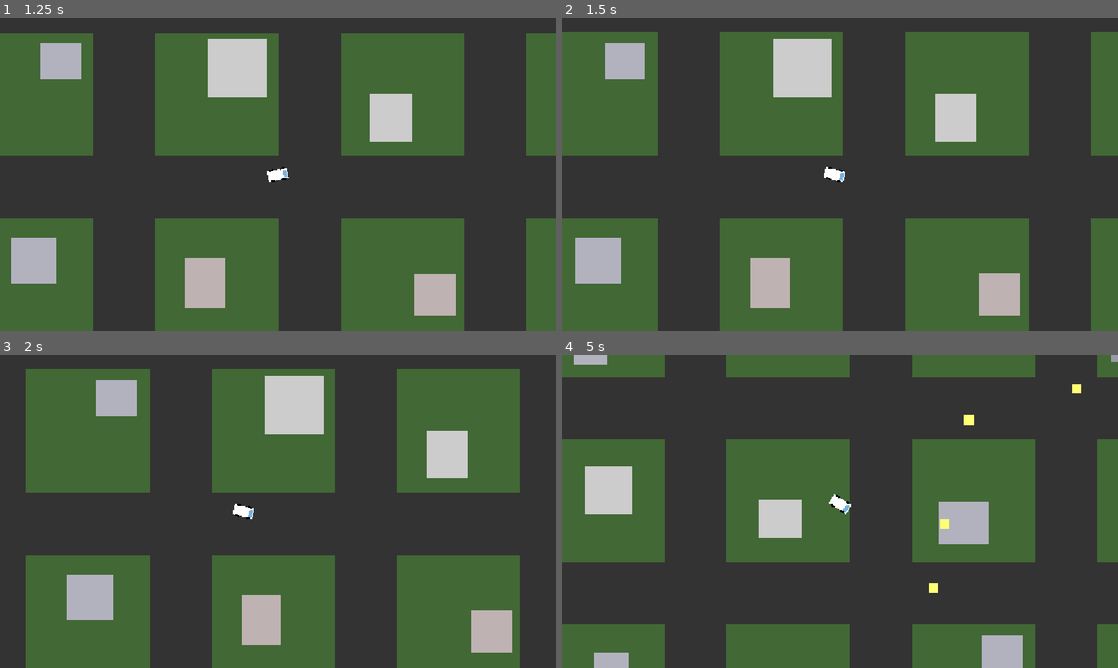
Above: before the commit, frames 1-4 (two rows, left to right).
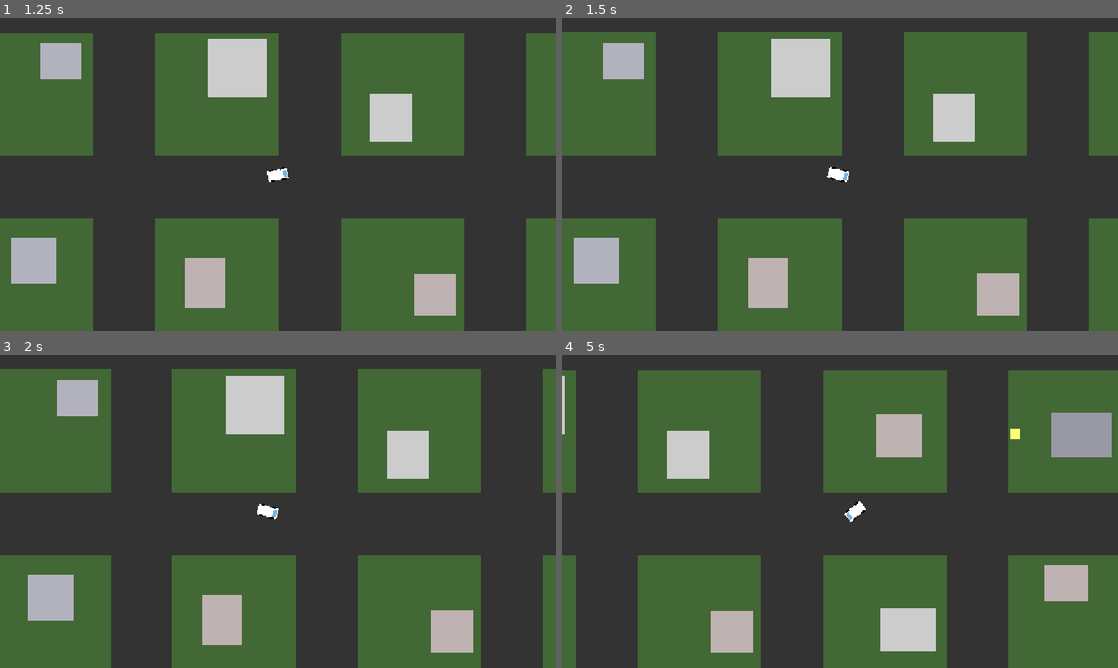
Above: after the commit, the same moments.

Repository: Bolb2019/Nexus
Game: Godot game, scene res://Main/Main.tscn
Same seed, same stepped clock (60 frames per second), same inputs: the game is played once before the commit and once after it.
Inputs (mouse positions are in pixels of both pictures, inside the frame that each line leads up to):
- Up to frame 1 (1.25 s): tap Enter at 0.5 s; move the mouse to (400, 158) at 0.52 s; hold D (Turn_Right) from 0.53 s (still down); tap Alt at 0.6 s; click (400, 158) at 0.67 s
- Up to frame 2 (1.5 s): move the mouse to (728, 190) at 1.27 s; release D (Turn_Right) at 1.28 s; hold S (Backward) from 1.28 s (still down); tap Shift at 1.35 s
- Up to frame 3 (2 s): keep holding S (Backward)
- Up to frame 4 (5 s): move the mouse to (895, 442) at 2.02 s; release S (Backward) at 2.03 s; hold D (Turn_Right) 2.03-2.78 s; tap Alt at 2.1, 3.6 s; move the mouse to (812, 574) at 2.77 s; hold W (Forward) 2.78-3.53 s; tap Shift at 2.85, 4.35 s; click (812, 574) at 2.92 s; move the mouse to (1006, 558) at 3.52 s; hold A (Turn_Left) from 3.53 s (still down); move the mouse to (673, 464) at 4.27 s

Frame 1 is identical in both runs. In frame 2, 2.1% of the frame differs, in the area x 2-96%, y 4-100%; in frame 3, 42%; in frame 4, 68%, in the area x 0-100%, y 0-100%.

Commit message:
fix: added visual to exterior walls

Diff:
--- a/nexus/Map_gen/city_gen.gd
+++ b/nexus/Map_gen/city_gen.gd
@@ -10,6 +10,7 @@
 @export var building_max_size: int = 128
 
 @export var road_color: Color = Color(0.2, 0.2, 0.2)
+
 @export var building_colors: Array[Color] = [
 	Color(0.8, 0.8, 0.8),
 	Color(0.7, 0.7, 0.75),
@@ -17,18 +18,30 @@
 	Color(0.6, 0.6, 0.65)
 ]
 
+@export var boundary_building_min_size: int = 512
+@export var boundary_building_max_size: int = 2048
+@export var boundary_building_color: Color = Color(0.15, 0.15, 0.18)
+
 var rng := RandomNumberGenerator.new()
 
 var buildings: Array = []
+var boundary_buildings: Array = []
 
 func _ready():
 	rng.randomize()
 
 	_generate_buildings()
+	_generate_boundary_buildings()
+
 	_create_building_collisions()
 	_create_city_boundaries()
 
 	queue_redraw()
+
+func _draw():
+	_draw_roads()
+	_draw_boundary_buildings()
+	_draw_buildings()
 
 func _generate_buildings():
 	buildings.clear()
@@ -53,16 +66,90 @@
 				rng.randf_range(min_pos.y, max_pos.y - size.y)
 			)
 
-			var color = building_colors[rng.randi_range(0, building_colors.size() - 1)]
+			var color = building_colors[
+				rng.randi_range(0, building_colors.size() - 1)
+			]
 
 			buildings.append({
 				"rect": Rect2(pos, size),
 				"color": color
 			})
 
-func _draw():
-	_draw_roads()
-	_draw_buildings()
+func _generate_boundary_buildings():
+	boundary_buildings.clear()
+
+	var total_width = city_width * cell_size
+	var total_height = city_height * cell_size
+
+	var spacing = 256
+
+	# Top
+	for x in range(-2048, total_width + 2048, spacing):
+
+		var depth = rng.randi_range(
+			boundary_building_min_size,
+			boundary_building_max_size
+		)
+
+		boundary_buildings.append(
+			Rect2(
+				x,
+				-depth,
+				spacing,
+				depth
+			)
+		)
+
+	# Bottom
+	for x in range(-2048, total_width + 2048, spacing):
+
+		var depth = rng.randi_range(
+			boundary_building_min_size,
+			boundary_building_max_size
+		)
+
+		boundary_buildings.append(
+			Rect2(
+				x,
+				total_height,
+				spacing,
+				depth
+			)
+		)
+
+	# Left
+	for y in range(-2048, total_height + 2048, spacing):
+
+		var depth = rng.randi_range(
+			boundary_building_min_size,
+			boundary_building_max_size
+		)
+
+		boundary_buildings.append(
+			Rect2(
+				-depth,
+				y,
+				depth,
+				spacing
+			)
+		)
+
+	# Right
+	for y in range(-2048, total_height + 2048, spacing):
+
+		var depth = rng.randi_range(
+			boundary_building_min_size,
+			boundary_building_max_size
+		)
+
+		boundary_buildings.append(
+			Rect2(
+				total_width,
+				y,
+				depth,
+				spacing
+			)
+		)
 
 func _draw_roads():
 	var total_width = city_width * cell_size
@@ -70,15 +157,23 @@
 
 	for x in range(city_width + 1):
 		var px = x * cell_size
+
 		draw_rect(
-			Rect2(Vector2(px - road_width / 2, 0), Vector2(road_width, total_height)),
+			Rect2(
+				Vector2(px - road_width / 2, 0),
+				Vector2(road_width, total_height)
+			),
 			road_color
 		)
 
 	for y in range(city_height + 1):
 		var py = y * cell_size
+
 		draw_rect(
-			Rect2(Vector2(0, py - road_width / 2), Vector2(total_width, road_width)),
+			Rect2(
+				Vector2(0, py - road_width / 2),
+				Vector2(total_width, road_width)
+			),
 			road_color
 		)
 
@@ -86,6 +181,10 @@
 	for building in buildings:
 		draw_rect(building.rect, building.color)
 
+func _draw_boundary_buildings():
+	for rect in boundary_buildings:
+		draw_rect(rect, boundary_building_color)
+
 func _create_building_collisions():
 	for building in buildings:
 
@@ -94,21 +193,21 @@
 		var body := StaticBody2D.new()
 		add_child(body)
 
-		var shape := CollisionShape2D.new()
-		body.add_child(shape)
-
-		var rectangle := RectangleShape2D.new()
-		rectangle.size = rect.size
-
-		shape.shape = rectangle
-		shape.position = rect.position + rect.size * 0.5
+		var collision := CollisionShape2D.new()
+		body.add_child(collision)
+
+		var shape := RectangleShape2D.new()
+		shape.size = rect.size
+
+		collision.shape = shape
+		collision.position = rect.position + rect.size * 0.5
 
 func _create_city_boundaries():
 
 	var total_width = city_width * cell_size
 	var total_height = city_height * cell_size
 
-	var wall_thickness = 128.0
+	var wall_thickness = 256.0
 
 	_create_wall(
 		Vector2(total_width * 0.5, -wall_thickness * 0.5),
@@ -135,11 +234,11 @@
 	var body := StaticBody2D.new()
 	add_child(body)
 
-	var shape := CollisionShape2D.new()
-	body.add_child(shape)
-
-	var rectangle := RectangleShape2D.new()
-	rectangle.size = size
-
-	shape.shape = rectangle
-	shape.position = center
+	var collision := CollisionShape2D.new()
+	body.add_child(collision)
+
+	var shape := RectangleShape2D.new()
+	shape.size = size
+
+	collision.shape = shape
+	collision.position = center
--- a/nexus/Player/Player.tscn
+++ b/nexus/Player/Player.tscn
@@ -1,11 +1,38 @@
 [gd_scene format=3 uid="uid://cs2esnkvg0kjt"]
 
 [ext_resource type="Script" uid="uid://d1l0eqlbgcrf6" path="res://Player/Player_movement.gd" id="1_3qydi"]
+
+[sub_resource type="ParticleProcessMaterial" id="ParticleProcessMaterial_3qydi"]
+particle_flag_disable_z = true
+direction = Vector3(-1, 0, 0)
+spread = 0.0
+initial_velocity_max = 27.779999
+gravity = Vector3(0, 0, 0)
+scale_min = 2.0
+scale_max = 7.0
+scale_over_velocity_max = 200.0
+color = Color(0.76240367, 0.76240367, 0.76240367, 1)
+hue_variation_min = -0.09000002
+hue_variation_max = -0.010000022
 
 [sub_resource type="RectangleShape2D" id="RectangleShape2D_b6ncb"]
 
 [node name="Player" type="CharacterBody2D" unique_id=1748143763]
 script = ExtResource("1_3qydi")
+
+[node name="GPUParticles2D" type="GPUParticles2D" parent="." unique_id=160502756]
+position = Vector2(-11, 11)
+amount = 50
+lifetime = 0.25
+trail_enabled = true
+process_material = SubResource("ParticleProcessMaterial_3qydi")
+
+[node name="GPUParticles2D2" type="GPUParticles2D" parent="." unique_id=868243534]
+position = Vector2(-12, -11)
+amount = 50
+lifetime = 0.25
+trail_enabled = true
+process_material = SubResource("ParticleProcessMaterial_3qydi")
 
 [node name="Body" type="ColorRect" parent="." unique_id=1565727587]
 offset_left = 21.0
--- a/nexus/Player/Player_movement.gd
+++ b/nexus/Player/Player_movement.gd
@@ -1,6 +1,6 @@
 extends CharacterBody2D
 
-const MAX_SPEED = 800
+const MAX_SPEED = 1300
 const ACCELERATION = 18
 const FRICTION = 5
 const TURN_SPEED = 15
@@ -15,7 +15,7 @@
 		velocity += direction * ACCELERATION
 		powerslide = false
 	elif (Input.is_action_pressed("Backward") and abs(velocity.x + velocity.y) <= MAX_SPEED):
-		velocity -= direction * ACCELERATION
+		velocity -= direction * ACCELERATION/2
 		powerslide = false
 	else:
 		powerslide = true
